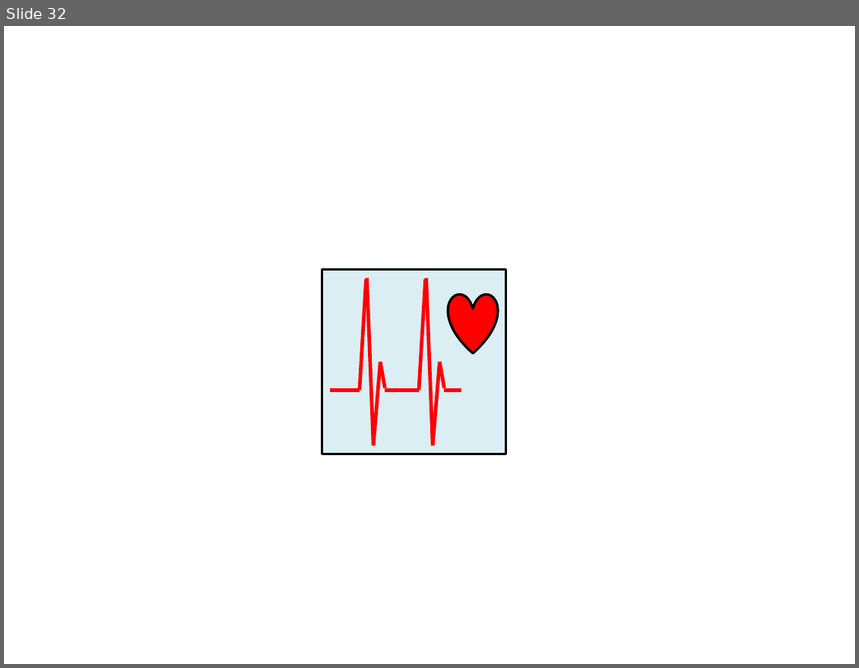
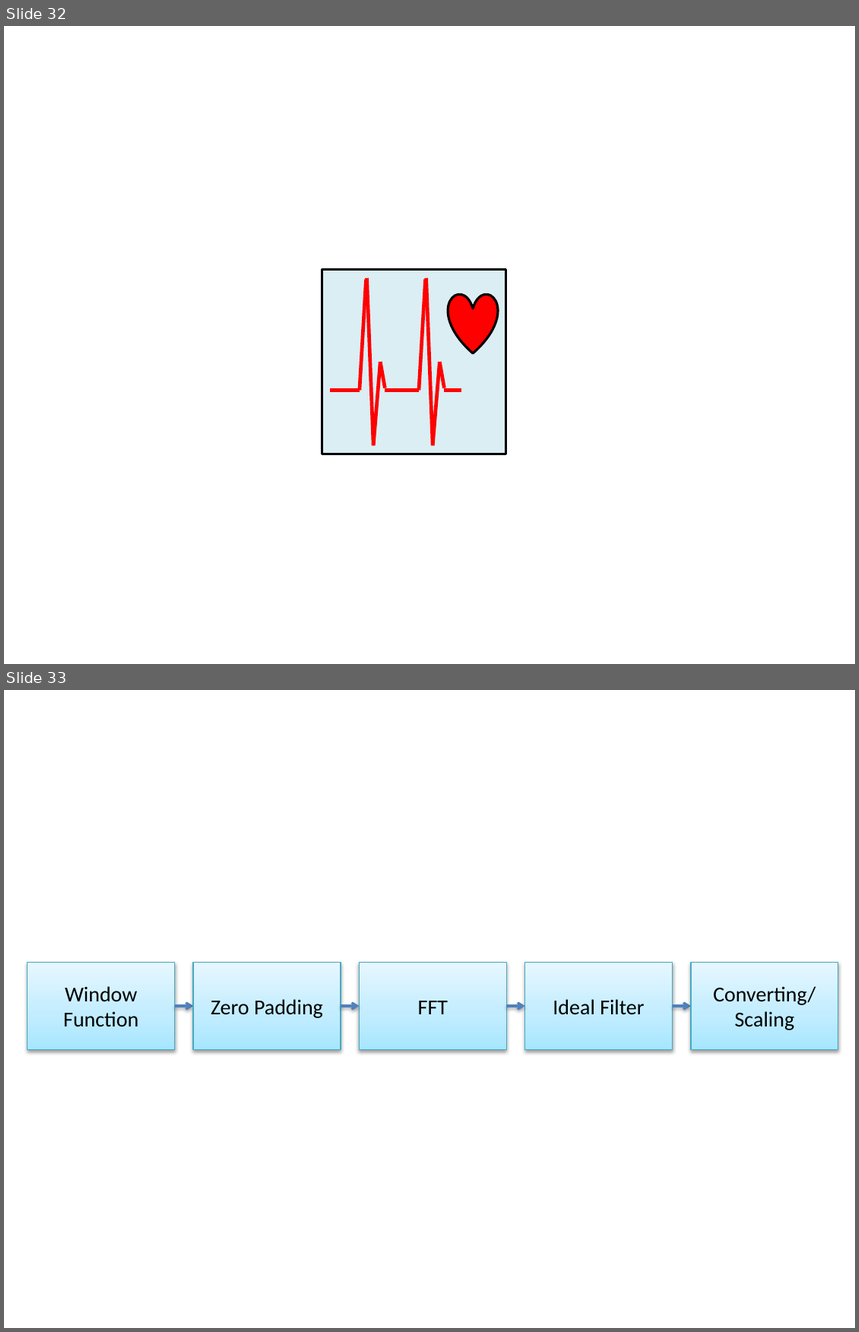
Before and after one commit to UbiquitousComputingSS14/Documentation, a slide deck: res/HeartRateMonitor.pptx. Shown one above the other, each under a label of ours: slide 32 before the commit, slides 32 and 33 after it. The pictures are 859x668 and 859x1332 pixels, drawn with LibreOffice and Linux fonts; fonts in the diff are those of the drawing. Boxes give left, top, right and bottom in pixels: in the first picture for what was removed or moved away, otherwise in the second. Text is boxed around its words. In the diff, an @@ line names an element or a change of style, - is before the commit and + after.

```diff
--- a/res/HeartRateMonitor.pptx
+++ b/res/HeartRateMonitor.pptx
@@ slide 33 added at bbox=[4, 690, 855, 1328], background #FFFFFF @@
@@ group added at bbox=[28, 962, 838, 1049]: 5 rectangles, 4 arrows @@
+Window Function
+FFT
+Ideal Filter
+Zero Padding
+Converting/
+Scaling
```
Also in this commit, not shown: 1 slide changed, 1 other slide added, 1 other file.
